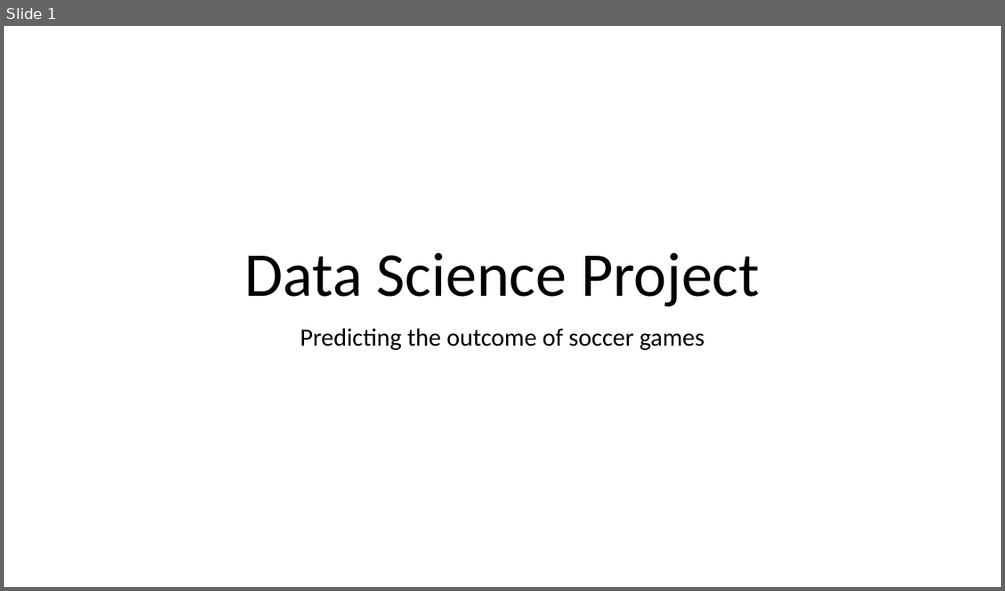
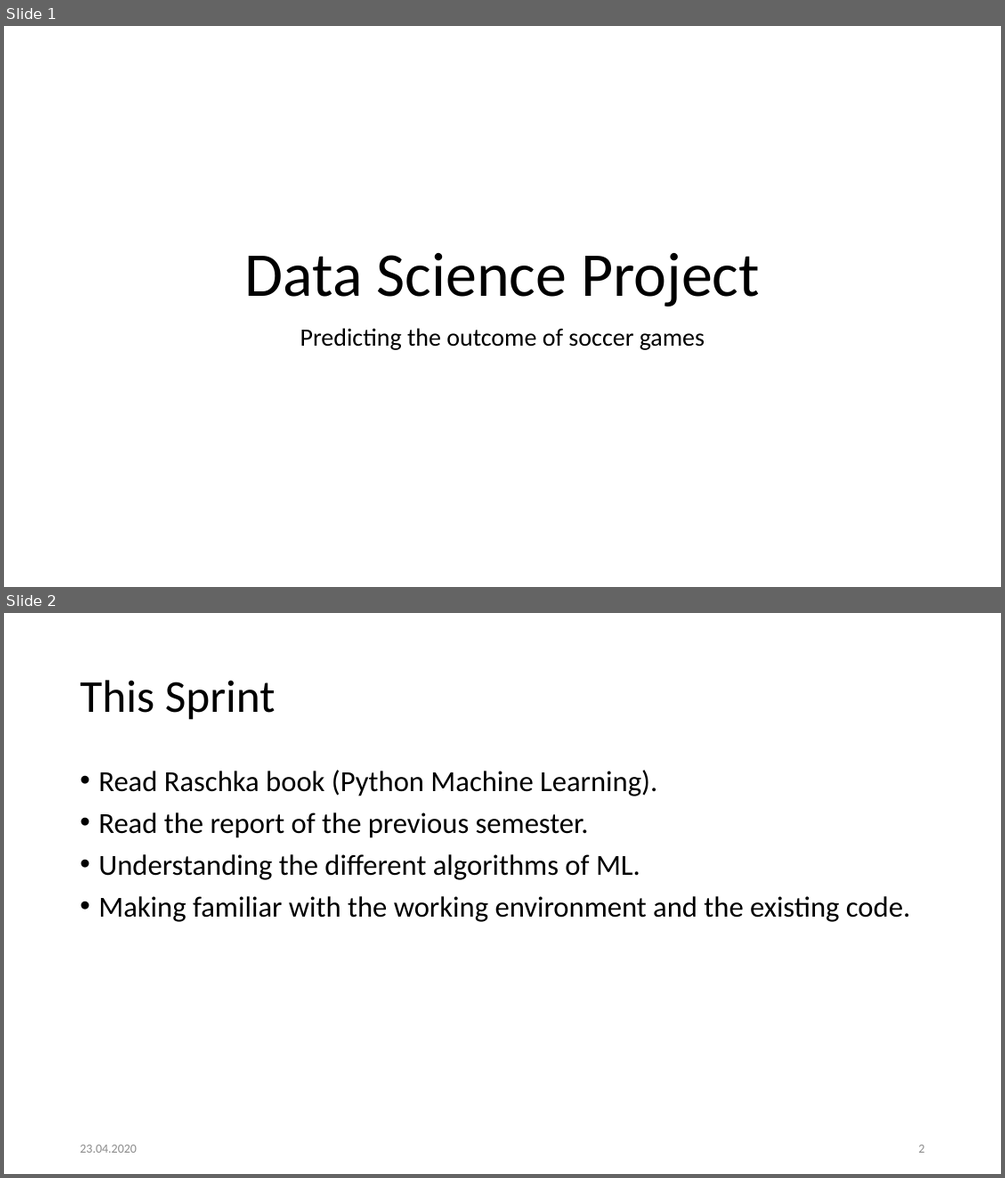
Before and after one commit to Khaledjallouli/project, a slide deck: Web/WebArchitectureDef.pptx. Shown one above the other, each under a label of ours: slide 1 before the commit, slides 1 and 2 after it. The pictures are 1005x591 and 1005x1178 pixels, drawn with LibreOffice and Linux fonts; fonts in the diff are those of the drawing; background and template pictures are left out. Boxes give left, top, right and bottom in pixels: in the first picture for what was removed or moved away, otherwise in the second. Text is boxed around its words. In the diff, an @@ line names an element or a change of style, - is before the commit and + after.

```diff
--- a/Web/WebArchitectureDef.pptx
+++ b/Web/WebArchitectureDef.pptx
@@ slide 2 added at [4,613,1001,1174], background #FFFFFF @@
@@ title added at [80,680,275,720], 44 pt, text #000000 @@
+This Sprint
@@ text added at [98,770,910,922], 28 pt, text #000000 @@
+• Read Raschka book (Python Machine Learning).
+• Read the report of the previous semester.
+• Understanding the different algorithms of ML.
+• Making familiar with the working environment and the existing code.
@@ text added at [80,1144,137,1152], 12 pt, text #8C8C8C @@
+23.04.2020
@@ page number added at [918,1144,924,1152], 12 pt, text #8C8C8C @@
+2
```
Also in this commit, not shown: 4 slides changed, 3 other slides added.
